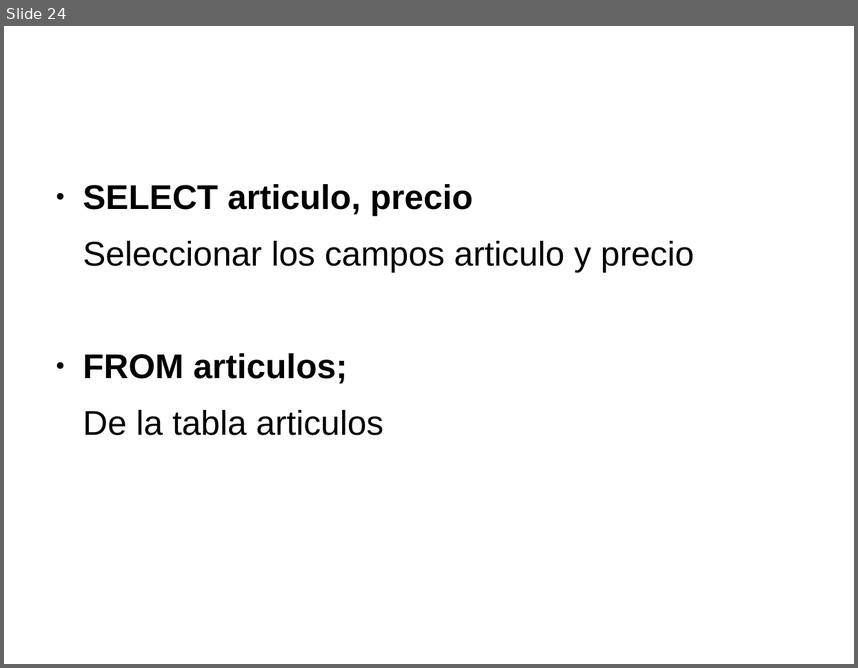
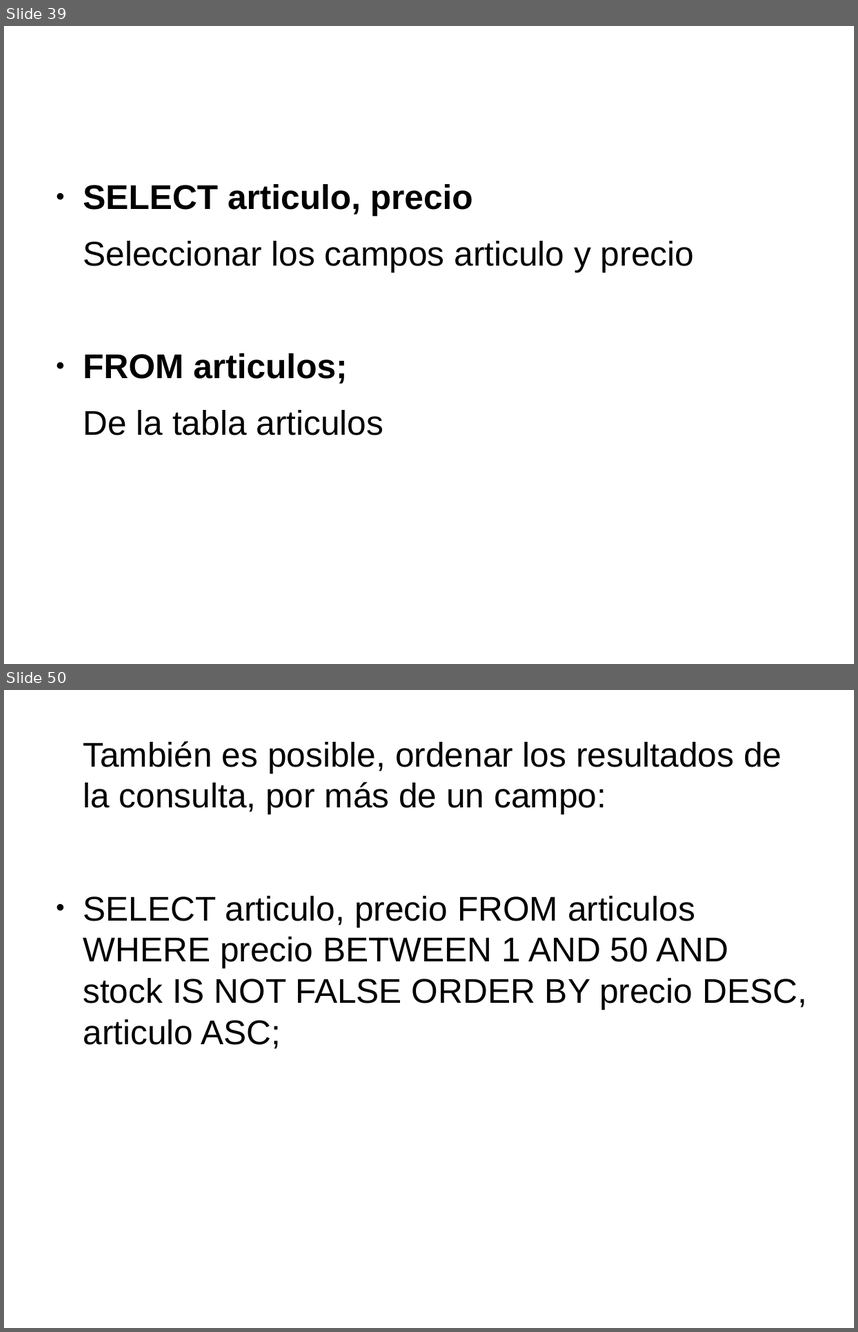
Before and after one commit to psicobyte/CursoPythonAvanzado, a slide deck: BaseDeDatosPython.odp. Shown one above the other, each under a label of ours: slide 24 before the commit, slides 39 and 50 after it; the slides between them are not shown. The pictures are 858x668 and 858x1332 pixels, drawn with LibreOffice and Linux fonts; fonts in the diff are those of the drawing. Boxes give left, top, right and bottom in pixels: in the first picture for what was removed or moved away, otherwise in the second. Text is boxed around its words. In the diff, an @@ line names an element or a change of style, - is before the commit and + after.

```diff
--- a/BaseDeDatosPython.odp
+++ b/BaseDeDatosPython.odp
@@ slide 50 added at box(4, 690, 854, 1328), background #FFFFFF @@
@@ text added at box(83, 741, 807, 1049), 32 pt, text #000000 @@
+También es posible, ordenar los resultados de la consulta, por más de un campo:
+● SELECT articulo, precio FROM articulos WHERE precio BETWEEN 1 AND 50 AND stock IS NOT FALSE ORDER BY precio DESC, articulo ASC;
@@ what was slide 24 is now slide 39 @@
```
Also in this commit, not shown: 5 slides changed, 38 other slides added, 3 other files.
